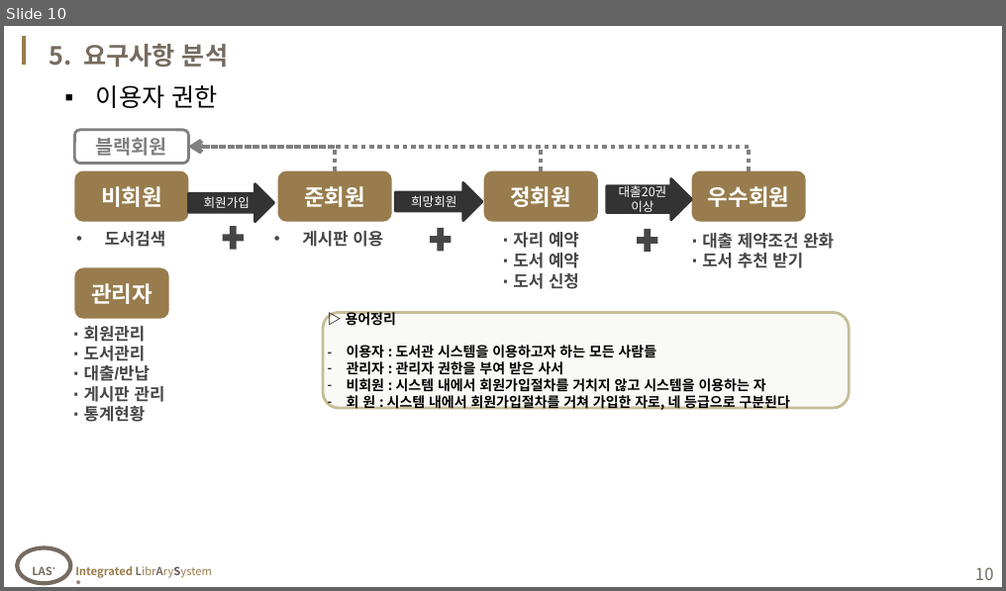
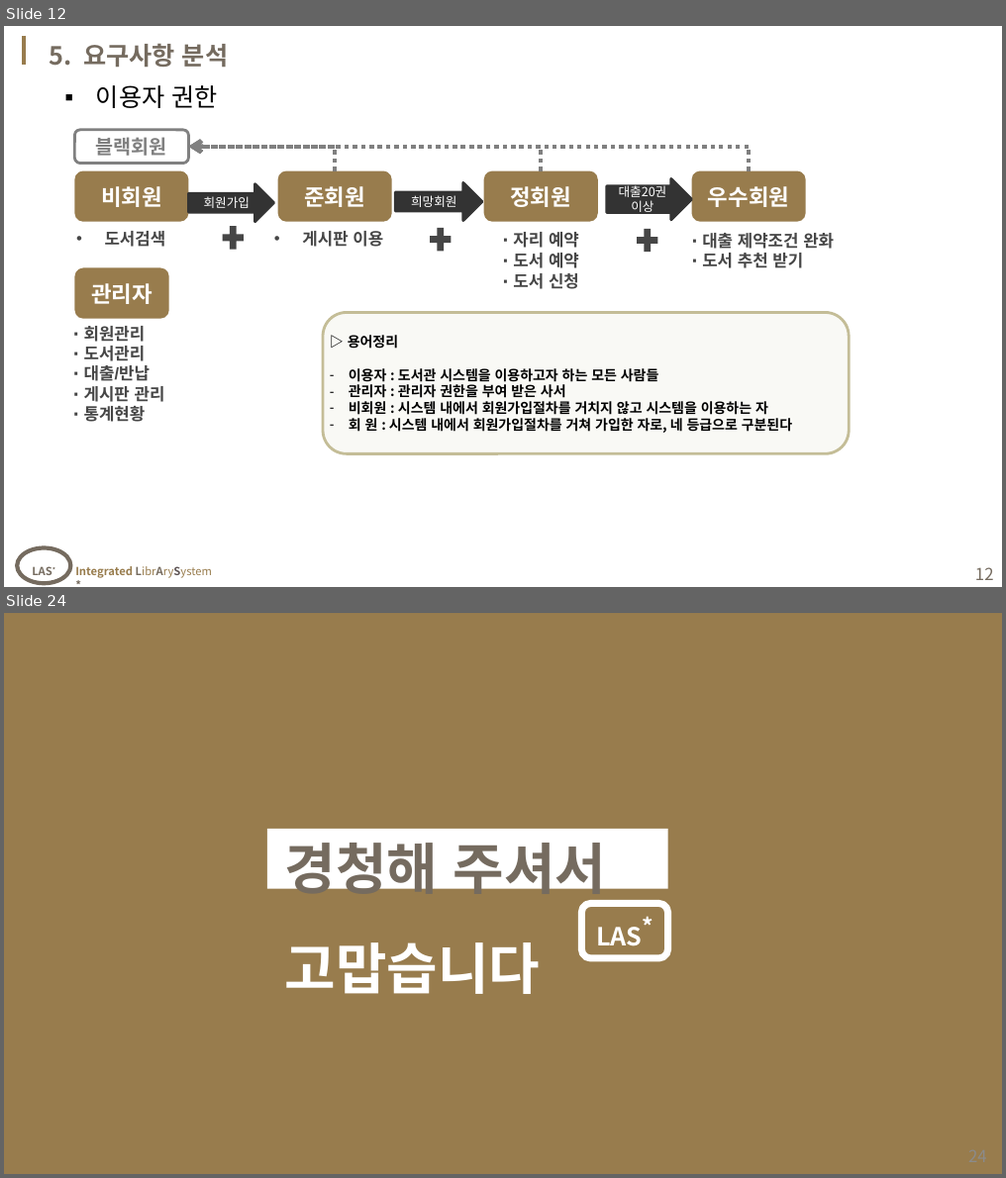
Before and after one commit to ChoiDV/learning, a slide deck: Note/교안/07_1'st Project/sample_ver0624.pptx. Shown one above the other, each under a label of ours: slide 10 before the commit, slides 12 and 24 after it; the slides between them are not shown. The pictures are 1006x591 and 1006x1178 pixels, drawn with LibreOffice and Linux fonts; fonts in the diff are those of the drawing; background and template pictures are left out. Boxes give left, top, right and bottom in pixels: in the first picture for what was removed or moved away, otherwise in the second. Text is boxed around its words. In the diff, an @@ line names an element or a change of style, - is before the commit and + after.

```diff
--- a/Note/교안/07_1'st Project/sample_ver0624.pptx
+++ b/Note/교안/07_1'st Project/sample_ver0624.pptx
@@ slide 24 added at (4, 613, 1002, 1174), background #FFFFFF @@
@@ rectangle added at (4, 613, 1002, 1173), fill #987C4D @@
@@ rectangle added at (267, 829, 668, 888), fill #FFFFFF @@
@@ text added at (285, 834, 606, 994), 40 pt, text #756B5F, bold @@
+경청해 주셔서
+고맙습니다
@@ rounded rectangle added at (582, 903, 668, 959), outline #FFFFFF 5 pt, 18 pt, text #FFFFFF, bold @@
+LAS*
@@ what was slide 10 is now slide 12 @@
@@ slide 12 changed as well @@
@@ rounded rectangle "▷ 용어정리": place and size @@
-rounded rectangle "▷ 용어정리" at (324, 312, 849, 408)
+rounded rectangle "▷ 용어정리" at (324, 312, 849, 454)
@@ page number at (975, 568, 994, 580): text changed @@
-10
+12
```
Also in this commit, not shown: 7 other slides changed, 10 other slides added, 11 other files.
